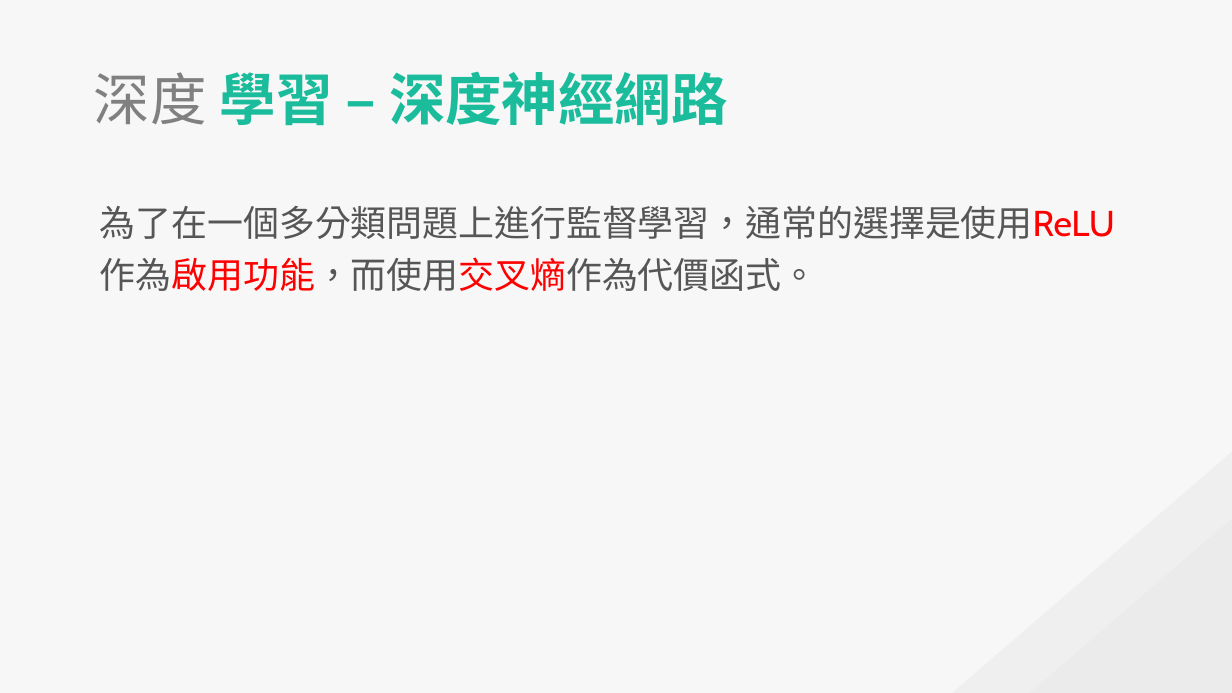
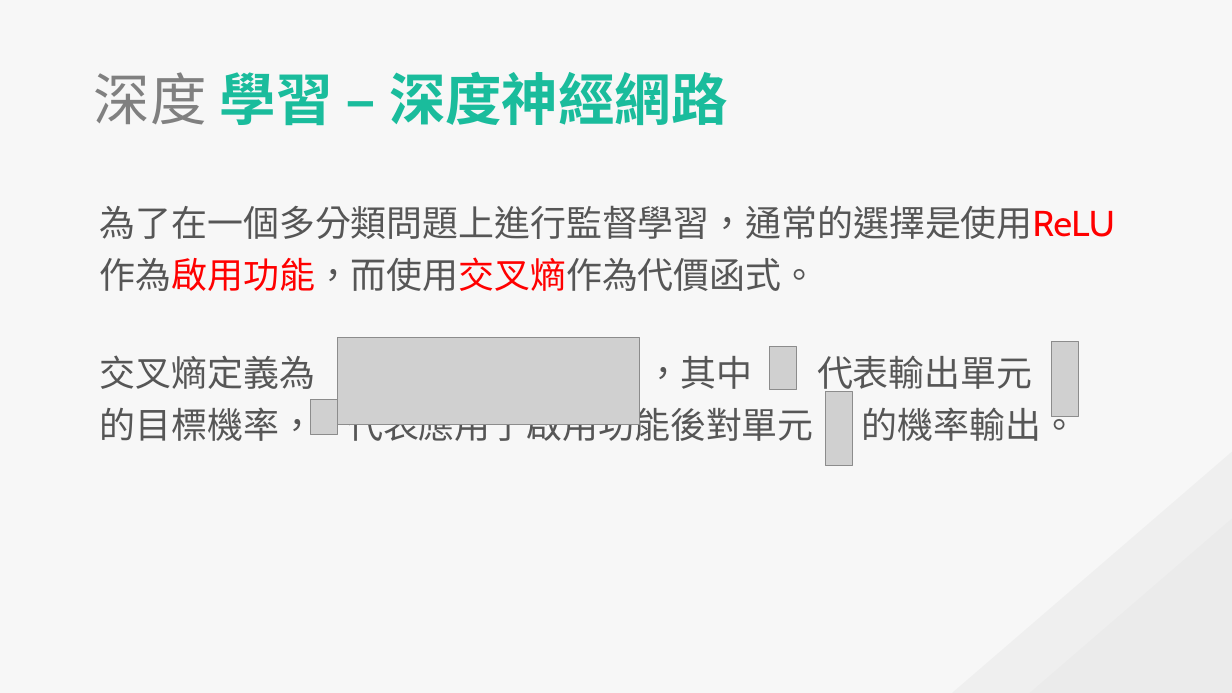
Before and after one commit to explooosion/deep-learn-example, a slide deck: slide 7 of DeepLearn_20181023.pptx. Drawn at 1232x693 pixels with LibreOffice and Linux fonts; fonts in the diff are those of the drawing; grey boxes stand for pictures. Boxes give left, top, right and bottom in pixels: in the first picture for what was removed or moved away, otherwise in the second. Text is boxed around its words. In the diff, an @@ line names an element or a change of style, - is before the commit and + after.

```diff
--- a/DeepLearn_20181023.pptx
+++ b/DeepLearn_20181023.pptx
@@ text added at <box>100,355,1077,441</box>, 28 pt, text #565656 @@
+交叉熵定義為 ，其中 代表輸出單元 的目標機率， 代表應用了啟用功能後對單元 的機率輸出。
@@ picture added at <box>337,337,639,424</box> @@
@@ picture added at <box>770,347,798,390</box> @@
@@ picture added at <box>1052,342,1080,417</box> @@
@@ picture added at <box>311,399,337,434</box> @@
@@ picture added at <box>825,391,853,466</box> @@
```
Also in this commit, not shown: 3 slides added, 1 slide removed, 5 other files.
